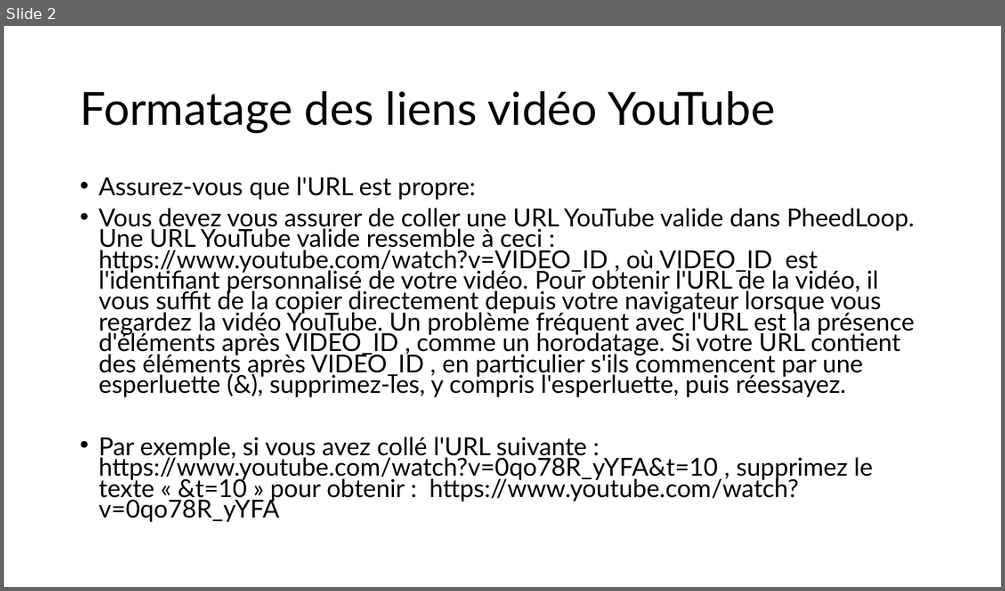
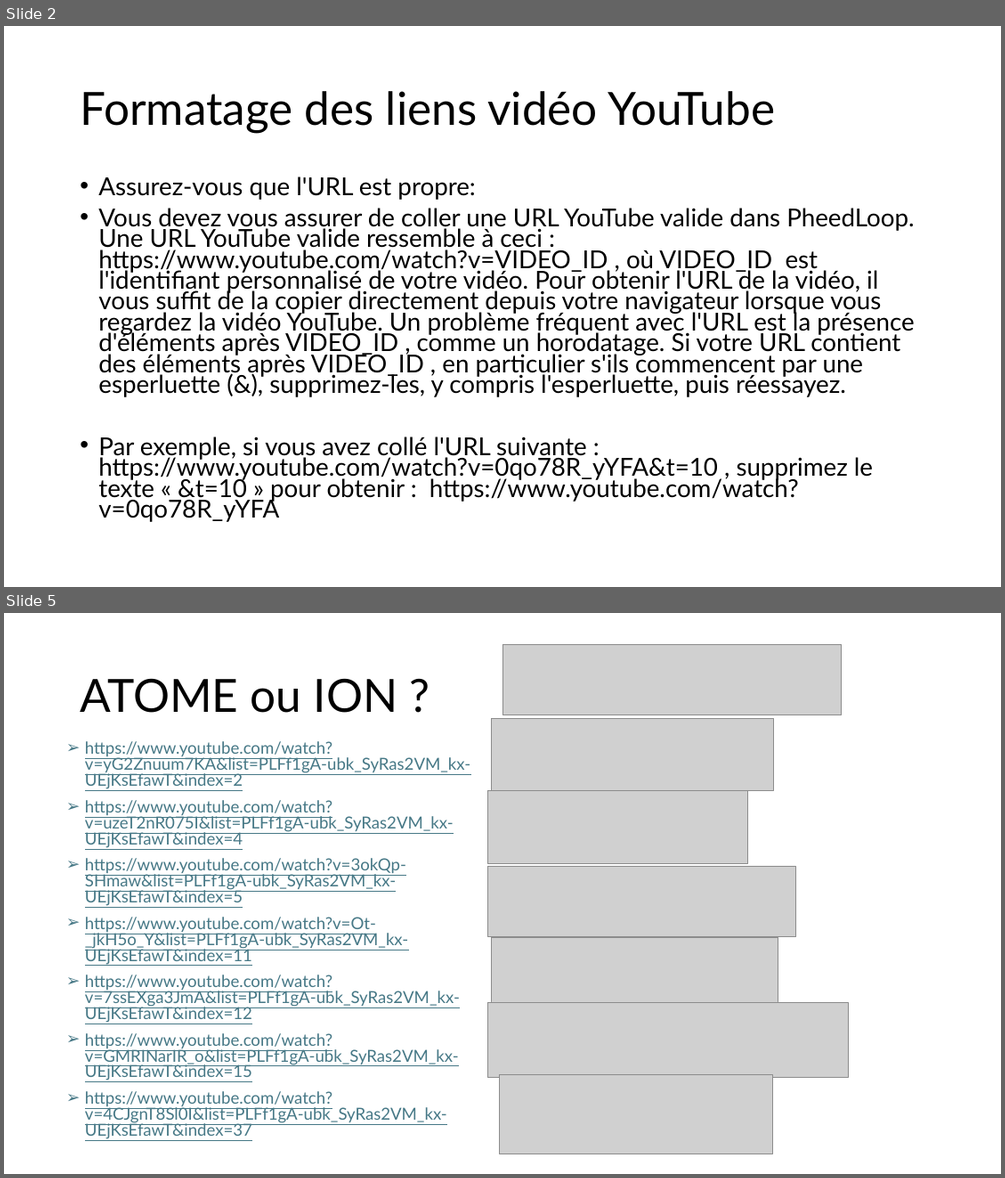
Before and after one commit to Djamelikra/Office-Automation, a slide deck: Pending/Prolegomenes_ATOME.pptx. Shown one above the other, each under a label of ours: slide 2 before the commit, slides 2 and 5 after it; the slides between them are not shown. The pictures are 1005x591 and 1005x1178 pixels, drawn with LibreOffice and Linux fonts; fonts in the diff are those of the drawing; grey boxes stand for pictures. Boxes give left, top, right and bottom in pixels: in the first picture for what was removed or moved away, otherwise in the second. Text is boxed around its words. In the diff, an @@ line names an element or a change of style, - is before the commit and + after.

```diff
--- a/Pending/Prolegomenes_ATOME.pptx
+++ b/Pending/Prolegomenes_ATOME.pptx
@@ slide 5 added at <box>4,613,1001,1174</box>, background #FFFFFF @@
@@ picture added at <box>502,644,841,715</box> @@
@@ title added at <box>80,678,398,713</box>, 44 pt, text #000000 @@
+ATOME ou ION ?
@@ picture added at <box>492,718,774,790</box> @@
@@ text added at <box>85,741,470,1106</box>, 16 pt, text #467886, underline @@
+➢ https://www.youtube.com/watch?v=yG2Znuum7KA&list=PLFf1gA-ubk_SyRas2VM_kx-UEjKsEfawT&index=2
+➢ https://www.youtube.com/watch?v=uzeT2nR075I&list=PLFf1gA-ubk_SyRas2VM_kx-UEjKsEfawT&index=4
+➢ https://www.youtube.com/watch?v=3okQp-SHmaw&list=PLFf1gA-ubk_SyRas2VM_kx-UEjKsEfawT&index=5
+➢ https://www.youtube.com/watch?v=Ot-_jkH5o_Y&list=PLFf1gA-ubk_SyRas2VM_kx-UEjKsEfawT&index=11
+➢ https://www.youtube.com/watch?v=7ssEXga3JmA&list=PLFf1gA-ubk_SyRas2VM_kx-UEjKsEfawT&index=12
+➢ https://www.youtube.com/watch?v=GMRINarIR_o&list=PLFf1gA-ubk_SyRas2VM_kx-UEjKsEfawT&index=15
+➢ https://www.youtube.com/watch?v=4CJgnT8Sl0I&list=PLFf1gA-ubk_SyRas2VM_kx-UEjKsEfawT&index=37
@@ picture added at <box>488,791,747,863</box> @@
@@ picture added at <box>488,866,796,937</box> @@
@@ picture added at <box>491,938,778,1013</box> @@
@@ picture added at <box>488,1002,848,1078</box> @@
@@ picture added at <box>499,1074,773,1153</box> @@
```
Also in this commit, not shown: 2 slides changed, 2 other slides added.
